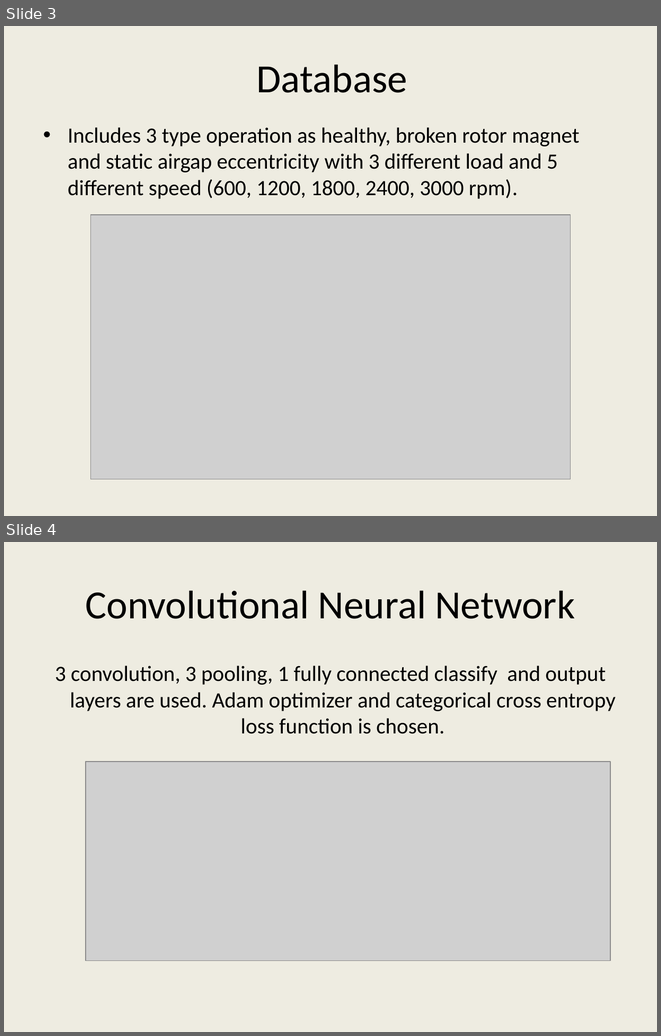
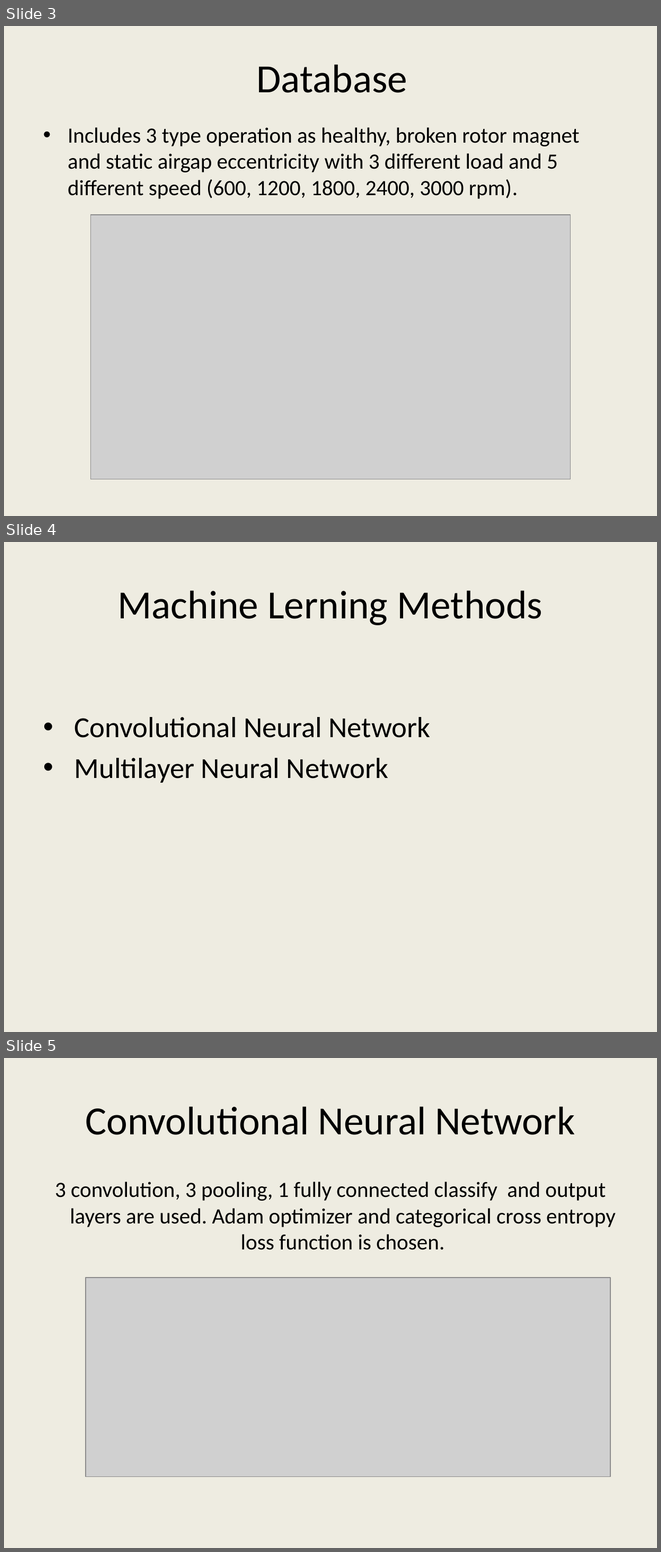
Before and after one commit to gungenibrahim/ee543-neural-network-and-deep-learning, a slide deck: ee543_sunum.pptx. Shown one above the other, each under a label of ours: slides 3 and 4 before the commit, slides 3, 4 and 5 after it. The pictures are 661x1036 and 661x1552 pixels, drawn with LibreOffice and Linux fonts; fonts in the diff are those of the drawing; grey boxes stand for pictures. Boxes give left, top, right and bottom in pixels: in the first picture for what was removed or moved away, otherwise in the second. Text is boxed around its words. In the diff, an @@ line names an element or a change of style, - is before the commit and + after.

```diff
--- a/ee543_sunum.pptx
+++ b/ee543_sunum.pptx
@@ slide 4 added at box(4, 542, 657, 1032), background #EEECE1 @@
@@ title added at box(117, 590, 542, 625), 44 pt, text #000000 @@
+Machine Lerning Methods
@@ text added at box(74, 717, 431, 783), 32 pt, text #000000 @@
+• Convolutional Neural Network
+• Multilayer Neural Network
@@ what was slide 4 is now slide 5 @@
```
Also in this commit, not shown: 1 slide changed.
